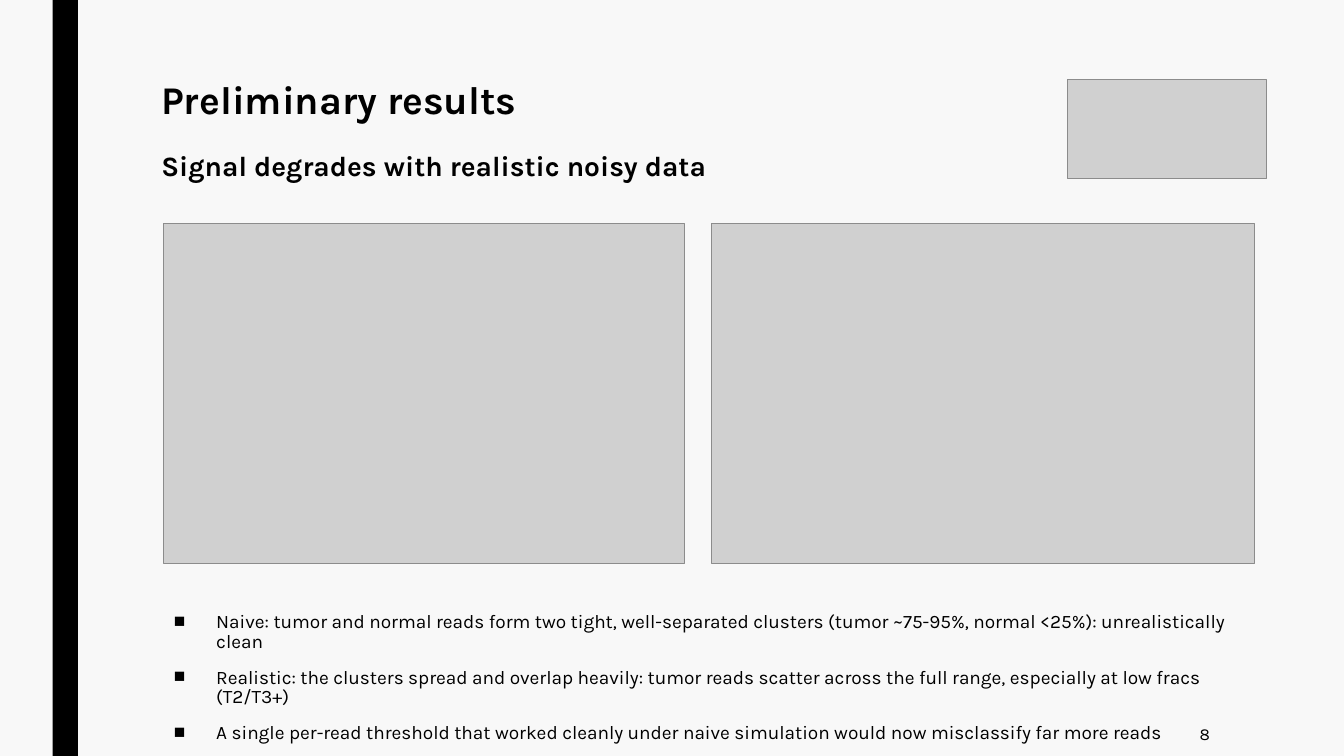
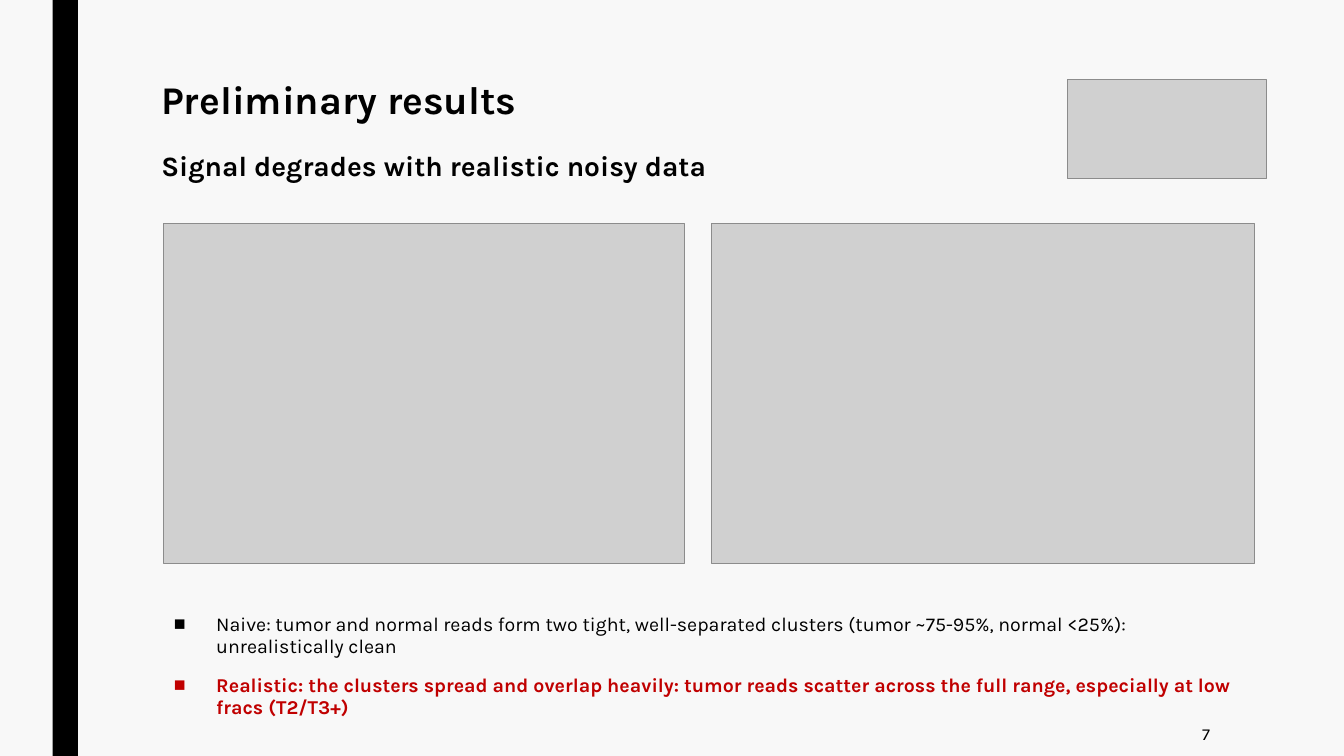
Before and after one commit to jurtasun/presentations, a slide deck: slide 13 of 202609_vhio_symposium/202609_vhio_technical.ppt (slide 14 before the commit). Drawn at 1344x756 pixels with LibreOffice and Linux fonts; fonts in the diff are those of the drawing; grey boxes stand for pictures. Boxes give left, top, right and bottom in pixels: in the first picture for what was removed or moved away, otherwise in the second. Text is boxed around its words. In the diff, an @@ line names an element or a change of style, - is before the commit and + after.

```diff
--- a/202609_vhio_symposium/202609_vhio_technical.ppt
+++ b/202609_vhio_symposium/202609_vhio_technical.ppt
@@ text "Naive: tumor and normal reads ..." at <box>216,617,1230,716</box>: size 13.6 to 14 pt; text colour #000000 to #C00000, bold on in "Realistic: the clusters spread and overlap heavily: ..."; line spacing 0.84 to 0.94 @@
@@ text at <box>216,726,1161,744</box>: paragraph removed @@
-■ A single per-read threshold that worked cleanly under naive simulation would now misclassify far more reads
@@ text at <box>1202,729,1210,740</box>: text changed @@
-8
+7
```
Also in this commit, not shown: 11 other slides changed, 6 slides added, 2 slides removed, 11 other files.
